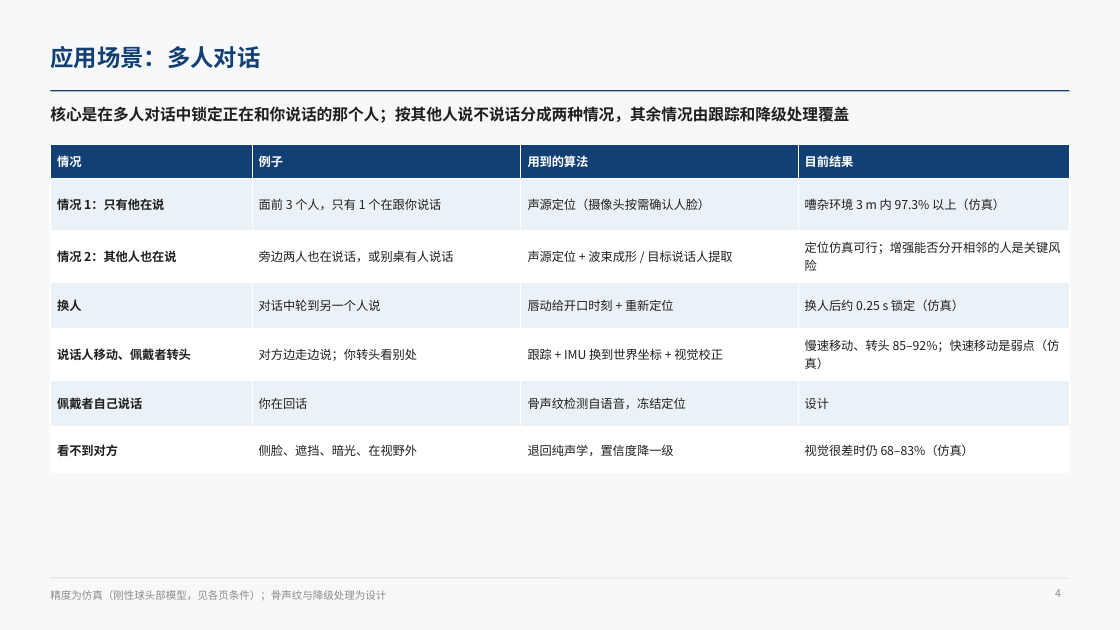
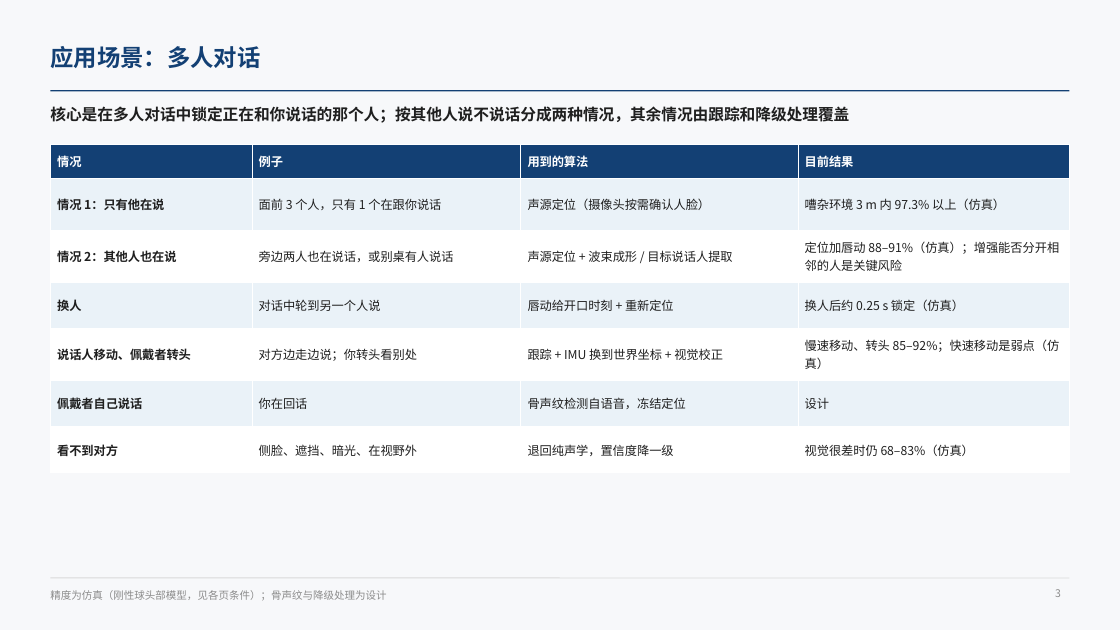
Before and after one commit to ZeroFoxxi/ssl-scene1, a slide deck: slide 3 of 02_耳机声源定位/耳机摄像头听觉辅助_声源定位与波束成形技术总结.pptx (slide 4 before the commit). Drawn at 1120x630 pixels with LibreOffice and Linux fonts; fonts in the diff are those of the drawing. Boxes give left, top, right and bottom in pixels: in the first picture for what was removed or moved away, otherwise in the second. Text is boxed around its words. In the diff, an @@ line names an element or a change of style, - is before the commit and + after.

```diff
--- a/02_耳机声源定位/耳机摄像头听觉辅助_声源定位与波束成形技术总结.pptx
+++ b/02_耳机声源定位/耳机摄像头听觉辅助_声源定位与波束成形技术总结.pptx
@@ table at (50,145,1070,460) @@
-row 3, column 4: 定位仿真可行；增强能否分开相邻的人是关键风险
+row 3, column 4: 定位加唇动 88–91%（仿真）；增强能否分开相邻的人是关键风险
@@ page number at (1055,589,1061,597): text changed @@
-4
+3
```
Also in this commit, not shown: 8 other slides changed, 2 other files.
